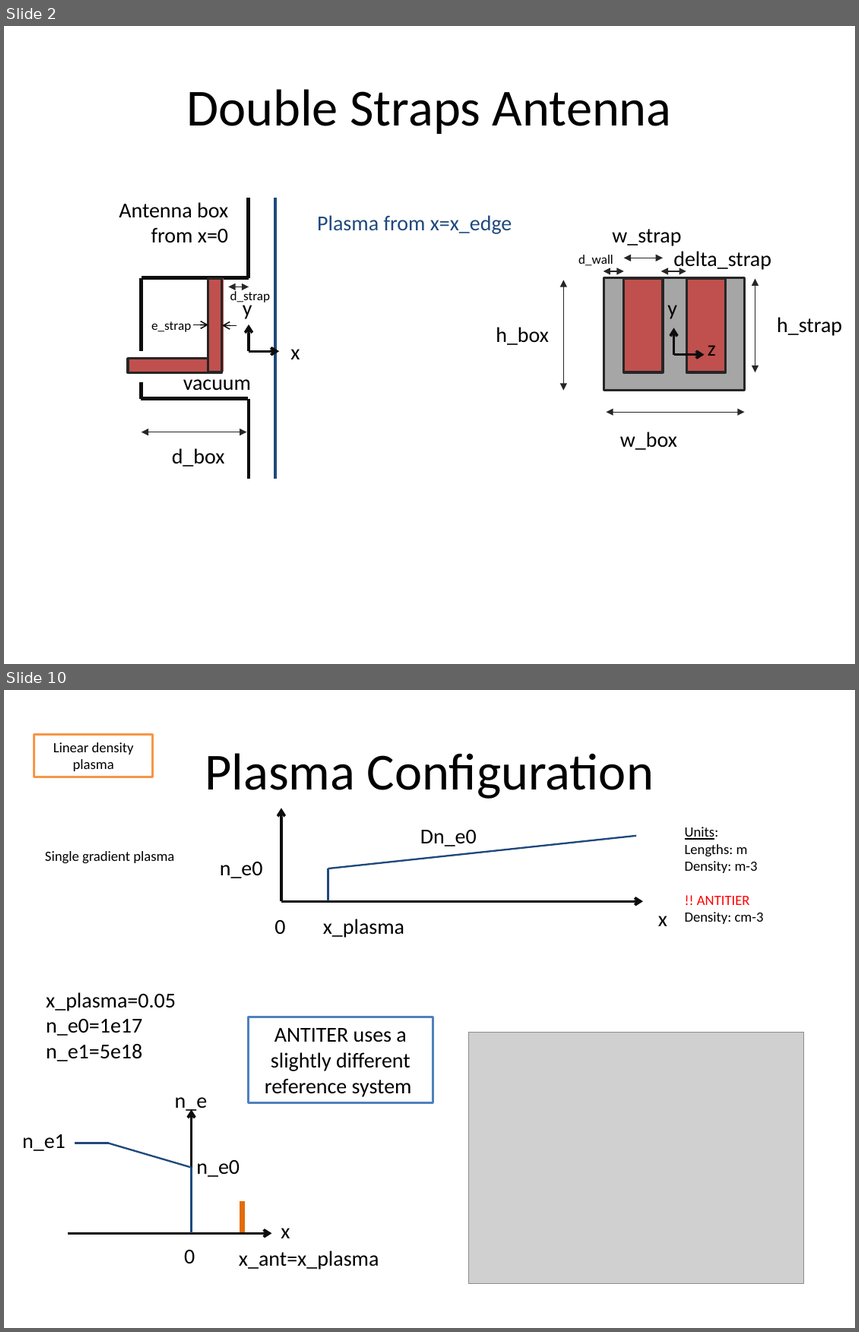
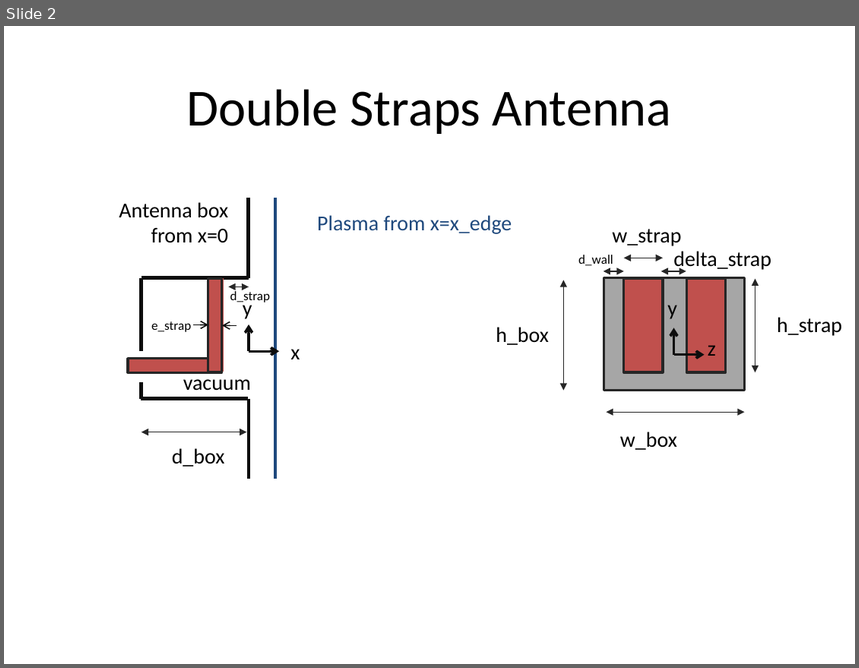
Before and after one commit to jhillairet/SOFT2018_Cold_Plasma_Modeling, a slide deck: Test Configurations/Test Geometries.pptx. Shown one above the other, each under a label of ours: slides 2 and 10 before the commit, slide 2 after it; the slides between them are not shown. The pictures are 859x1332 and 859x668 pixels, drawn with LibreOffice and Linux fonts; fonts in the diff are those of the drawing; grey boxes stand for pictures. Boxes give left, top, right and bottom in pixels: in the first picture for what was removed or moved away, otherwise in the second. Text is boxed around its words. In the diff, an @@ line names an element or a change of style, - is before the commit and + after.

```diff
--- a/Test Configurations/Test Geometries.pptx
+++ b/Test Configurations/Test Geometries.pptx
@@ slide 10 removed at <box>4,690,855,1328</box>, background #FFFFFF @@
@@ rectangle removed at <box>34,734,153,777</box> @@
-Linear density plasma
@@ title removed at <box>205,753,654,799</box> @@
-Plasma Configuration
@@ arrow removed from (281, 901) to (281, 809) @@
@@ line removed from (329, 869) to (636, 836) @@
@@ text removed at <box>420,830,477,847</box> @@
-Dn_e0
@@ text removed at <box>685,827,764,924</box> @@
-Units:
-Lengths: m
-Density: m-3
-!! ANTITIER
-Density: cm-3
@@ text removed at <box>45,851,174,864</box> @@
-Single gradient plasma
@@ text removed at <box>220,862,263,878</box> @@
-n_e0
@@ line removed from (329, 901) to (329, 869) @@
@@ arrow removed from (281, 901) to (643, 901) @@
@@ text removed at <box>658,916,667,926</box> @@
-x
@@ text removed at <box>275,920,285,934</box> @@
-0
@@ text removed at <box>323,919,405,938</box> @@
-x_plasma
@@ text removed at <box>46,992,176,1062</box> @@
-x_plasma=0.05
-n_e0=1e17
-n_e1=5e18
@@ rectangle removed at <box>248,1017,432,1103</box> @@
-ANTITER uses a slightly different reference system
@@ picture removed at <box>469,1032,804,1284</box> @@
@@ group removed at <box>22,1097,379,1270</box>: 6 texts, 4 lines, 2 arrows @@
-n_e0
-x
-x_ant=x_plasma
-0
-n_e
-n_e1
```
Also in this commit, not shown: 10 slides changed, 11 slides added, 1 other slide removed, 4 other files.
